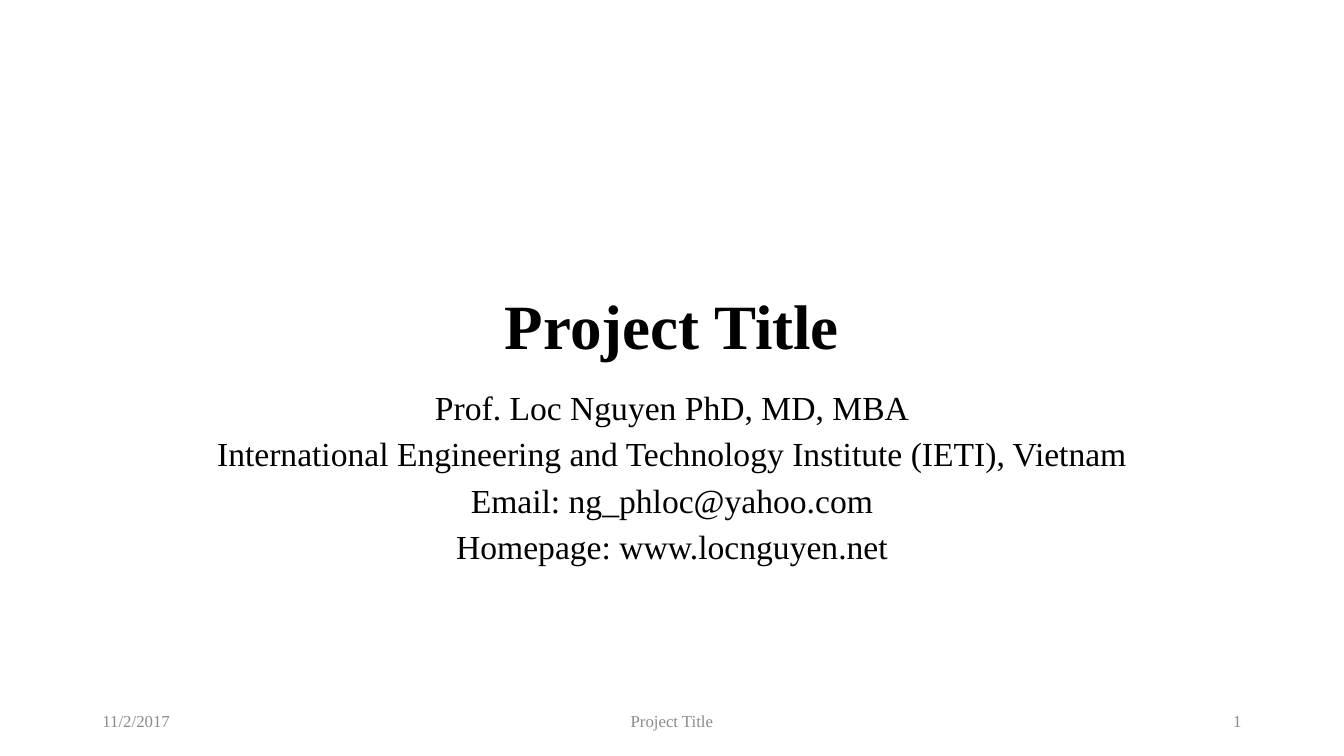
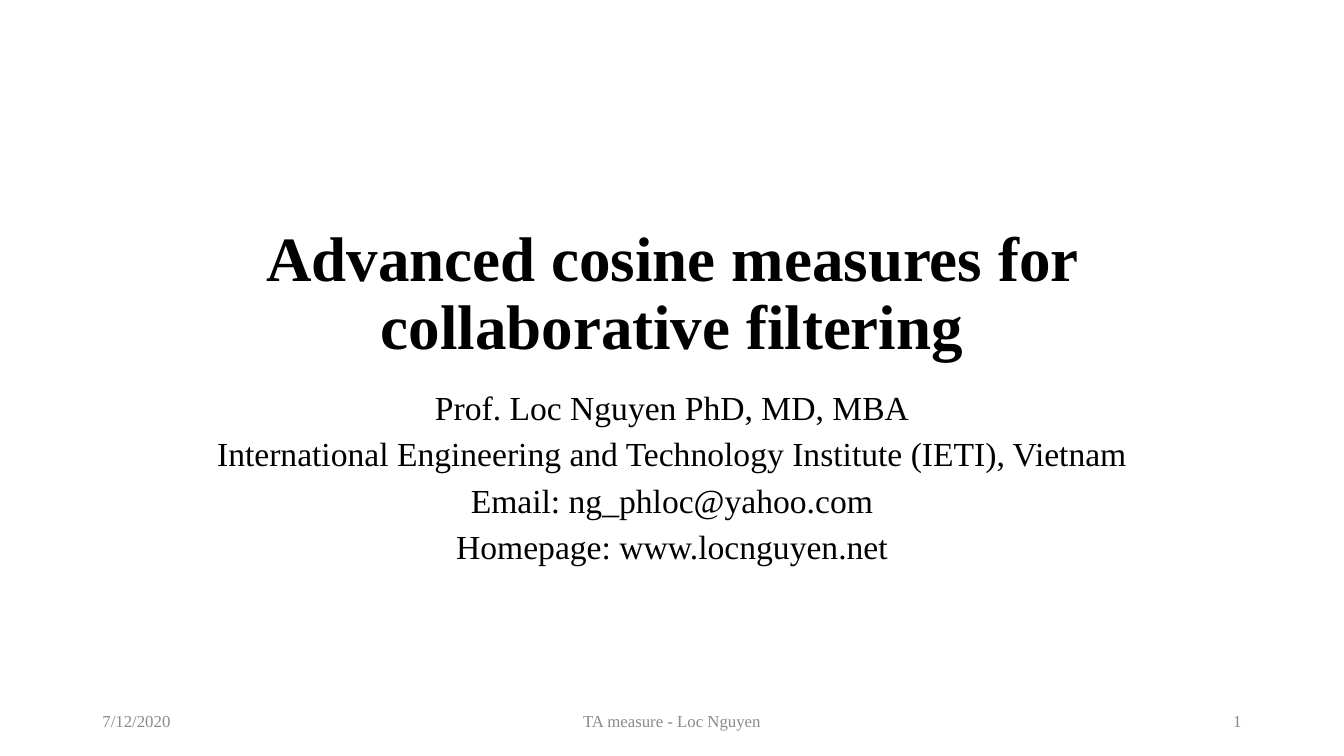
Before and after one commit to locnguyenacademic/sim, a slide deck: slide 1 of 2_design/ta/TA.pptx. Drawn at 1344x756 pixels with LibreOffice and Linux fonts; fonts in the diff are those of the drawing. Boxes give left, top, right and bottom in pixels: in the first picture for what was removed or moved away, otherwise in the second. Text is boxed around its words. In the diff, an @@ line names an element or a change of style, - is before the commit and + after.

Commit message:
Update slides.

```diff
--- a/2_design/ta/TA.pptx
+++ b/2_design/ta/TA.pptx
@@ title at <box>266,236,1078,361</box>: text changed @@
-Project Title
+Advanced cosine measures for collaborative filtering
@@ text at <box>102,716,170,727</box>: text changed @@
-11/2/2017
+7/12/2020
@@ text at <box>583,716,760,731</box>: text changed @@
-Project Title
+TA measure - Loc Nguyen
```
Also in this commit, not shown: 8 other slides changed, 3 slides added.
